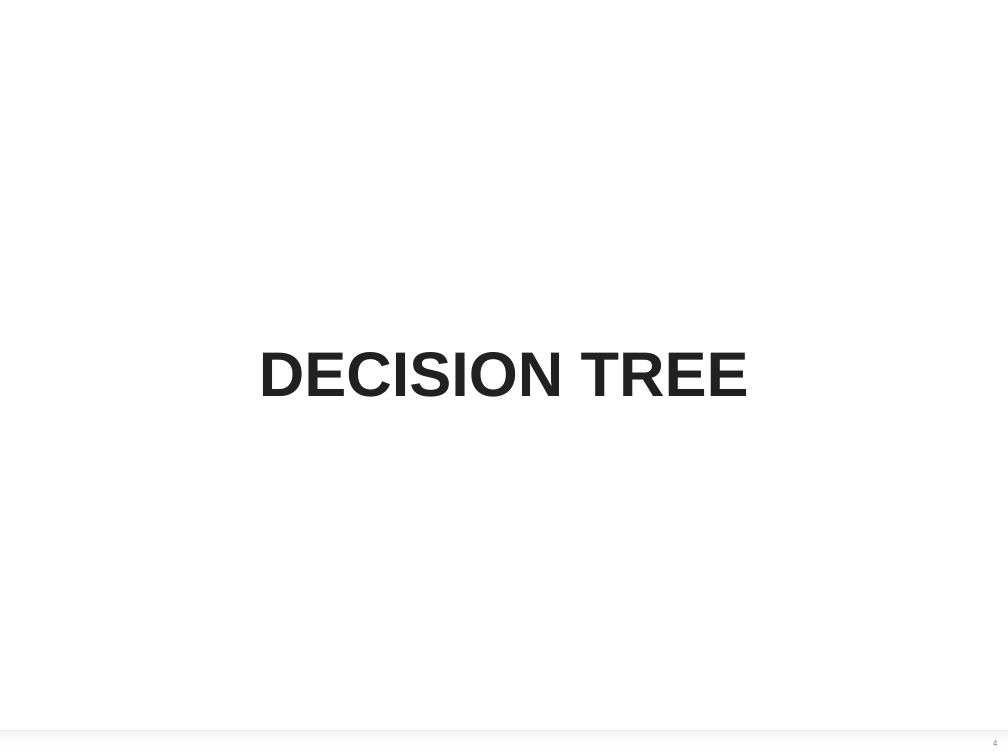
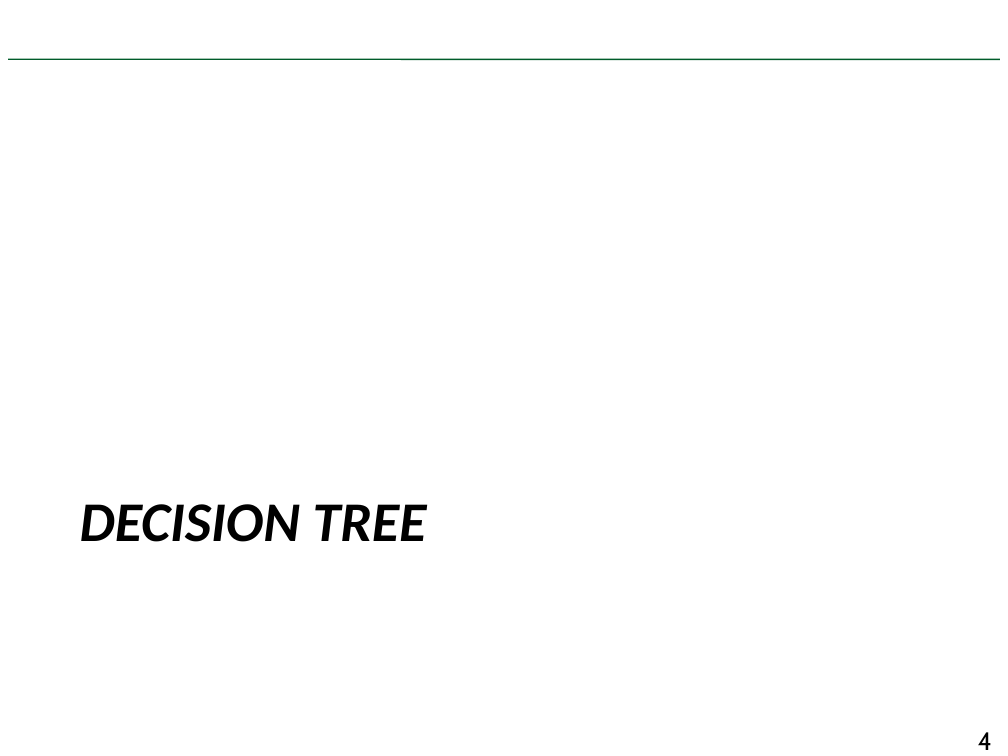
Before and after one commit to benyangyang2/ml_lecture, a slide deck: slide 4 of Lecture 3.pptx. Drawn at 1008x756 pixels with LibreOffice and Linux fonts; fonts in the diff are those of the drawing; background and template pictures are left out. Boxes give left, top, right and bottom in pixels: in the first picture for what was removed or moved away, otherwise in the second. Text is boxed around its words. In the diff, an @@ line names an element or a change of style, - is before the commit and + after.

```diff
--- a/Lecture 3.pptx
+++ b/Lecture 3.pptx
@@ line added from (8, 59) to (1000, 59), #005C2A 1 pt @@
@@ title "DECISION TREE": place and size @@
-title "DECISION TREE" at <box>259,352,749,397</box>
+title "DECISION TREE" at <box>80,504,427,542</box>
@@ title "DECISION TREE" at <box>80,504,427,542</box>: size 45 to 40 pt, font Arial to Calibri, text colour #212121 to #000000, italic on; alignment centre to left @@
@@ rectangle removed at <box>0,731,1008,756</box> @@
@@ page number: place and size @@
-page number at <box>993,740,998,746</box>
+page number at <box>978,732,992,750</box>
@@ page number at <box>978,732,992,750</box>: size 6 to 18 pt, font Arial to Cabin, text colour #808080 to #000000; alignment centre to right; more space between paragraphs @@
```
Also in this commit, not shown: 8 other slides changed, 27 slides added, 1 slide removed, 2 other files.
